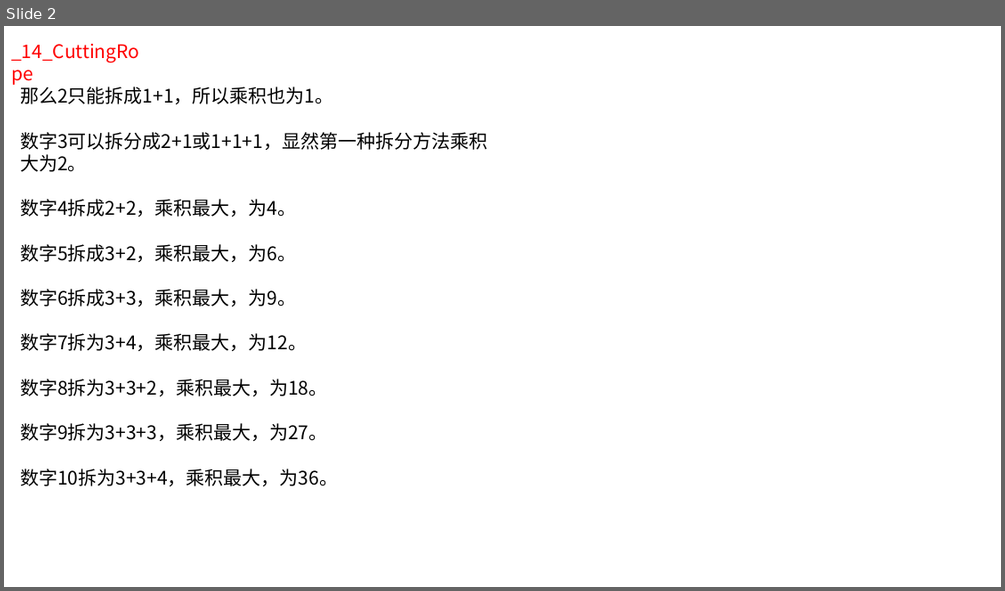
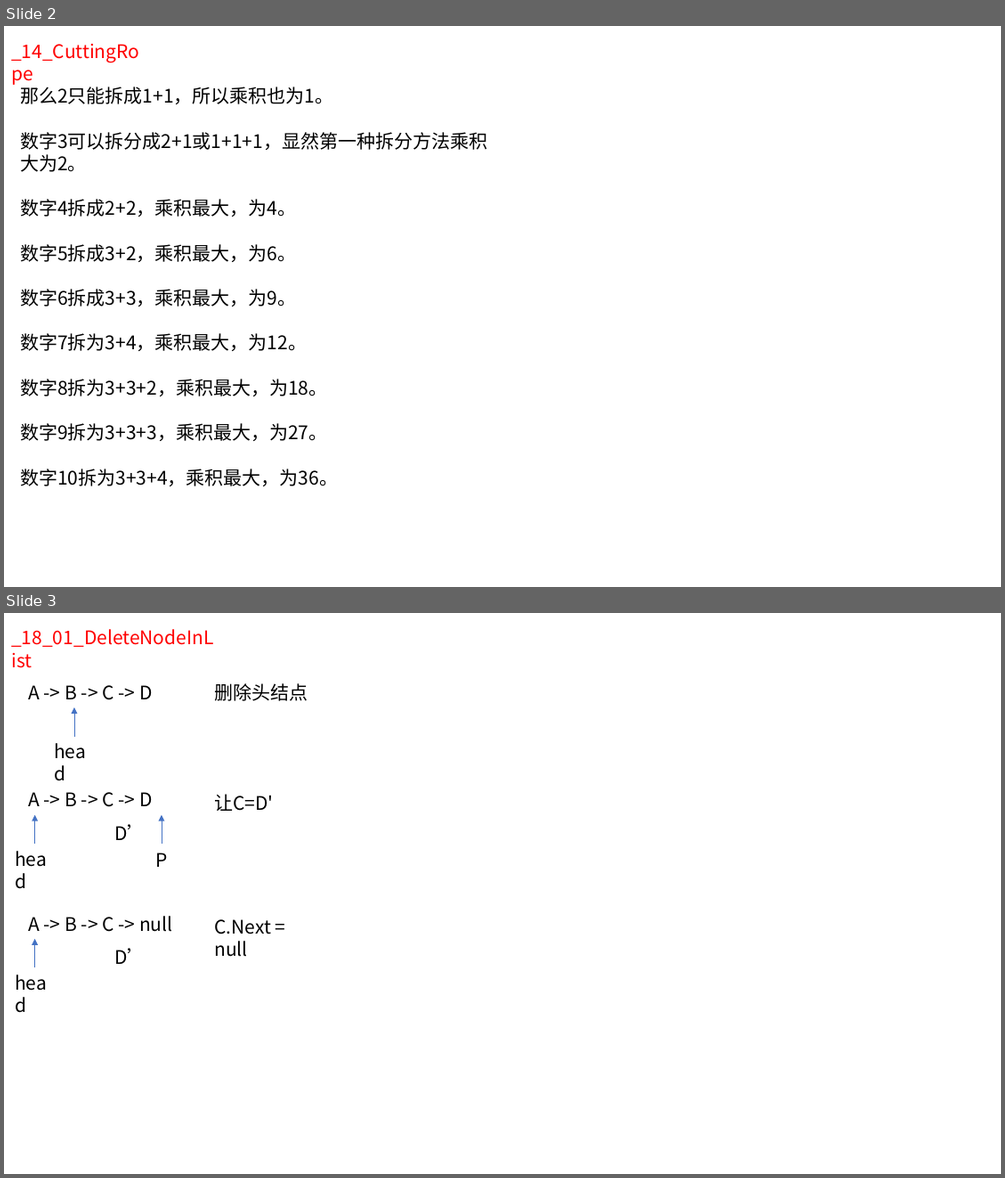
Before and after one commit to kangzao/sword-for-offer, a slide deck: res/deduce.pptx. Shown one above the other, each under a label of ours: slide 2 before the commit, slides 2 and 3 after it. The pictures are 1005x591 and 1005x1178 pixels, drawn with LibreOffice and Linux fonts; fonts in the diff are those of the drawing. Boxes give left, top, right and bottom in pixels: in the first picture for what was removed or moved away, otherwise in the second. Text is boxed around its words. In the diff, an @@ line names an element or a change of style, - is before the commit and + after.

Commit message:
删除链表中的重复节点

```diff
--- a/res/deduce.pptx
+++ b/res/deduce.pptx
@@ slide 3 added at (4,613,1001,1174), background #FFFFFF @@
@@ text added at (11,629,213,647), 18 pt, text #FF0000 @@
+_18_01_DeleteNodeInList
@@ text added at (28,685,152,700), 18 pt, text #000000 @@
+A -> B -> C -> D
@@ text added at (214,683,307,701), 18 pt, text #000000 @@
+删除头结点
@@ arrow added from (74, 737) to (74, 707), #4472C4 0.5 pt @@
@@ text added at (47,737,102,766), 18 pt, text #000000 @@
+head
@@ text added at (28,792,152,807), 18 pt, text #000000 @@
+A -> B -> C -> D
@@ text added at (214,794,273,811), 18 pt, text #000000 @@
+让C=D'
@@ arrow added from (34, 844) to (34, 815), #4472C4 0.5 pt @@
@@ text added at (114,824,146,840), 18 pt, text #000000 @@
+D’
@@ arrow added from (162, 844) to (162, 815), #4472C4 0.5 pt @@
@@ text added at (8,844,63,874), 18 pt, text #000000 @@
+head
@@ text added at (156,852,168,867), 18 pt, text #000000 @@
+P
@@ text added at (28,916,172,932), 18 pt, text #000000 @@
+A -> B -> C -> null
@@ text added at (214,919,271,957), 18 pt, text #000000 @@
+C.Next = null
@@ arrow added from (34, 967) to (34, 939), #4472C4 0.5 pt @@
@@ text added at (114,948,146,964), 18 pt, text #000000 @@
+D’
@@ text added at (8,967,63,997), 18 pt, text #000000 @@
+head
```
Also in this commit, not shown: 2 slides changed.
